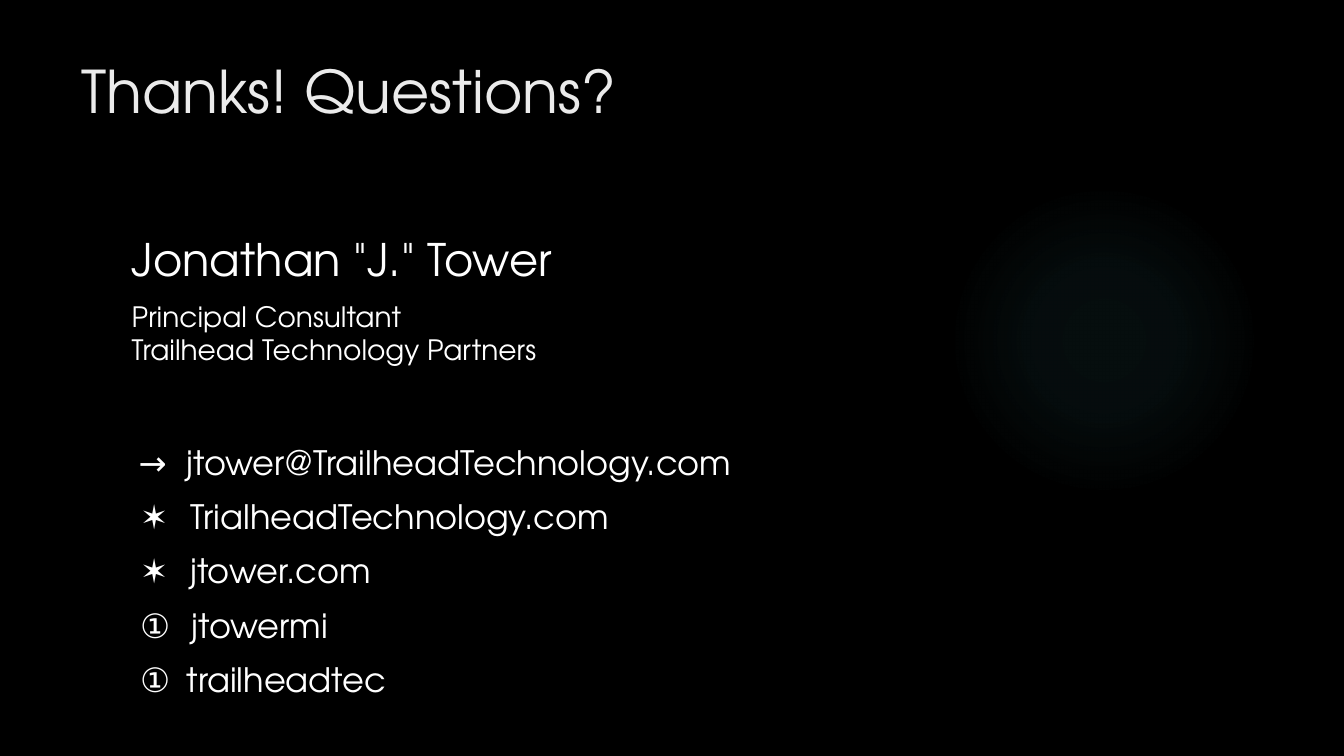
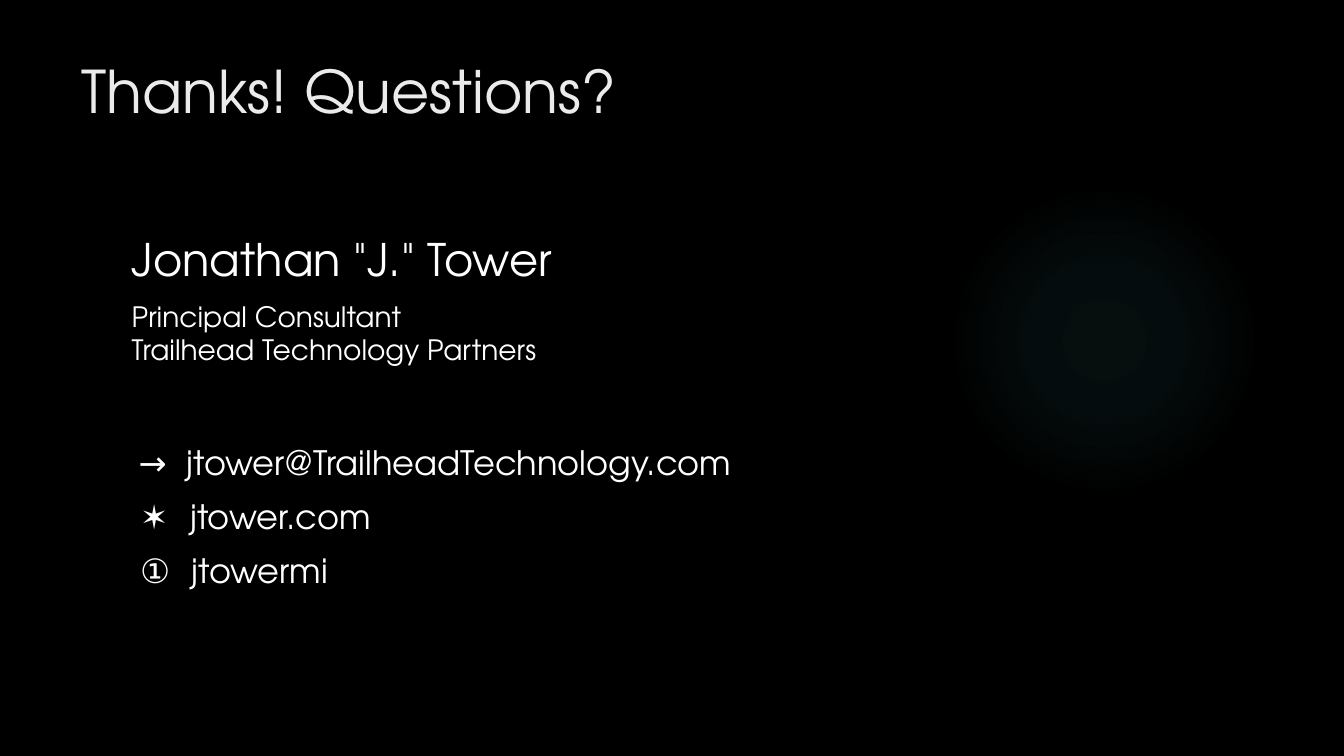
Before and after one commit to jonathantower/dapper, a slide deck: slide 26 of Dapper.pptx (slide 27 before the commit). Drawn at 1344x756 pixels with LibreOffice and Linux fonts; fonts in the diff are those of the drawing; background and template pictures are left out. Boxes give left, top, right and bottom in pixels: in the first picture for what was removed or moved away, otherwise in the second. Text is boxed around its words. In the diff, an @@ line names an element or a change of style, - is before the commit and + after.

```diff
--- a/Dapper.pptx
+++ b/Dapper.pptx
@@ text at [190,504,609,537]: paragraph removed @@
-✶ TrialheadTechnology.com
@@ text at [140,667,386,693]: paragraph removed @@
-① trailheadtec
```
Also in this commit, not shown: 5 other slides changed, 2 slides removed, 1 other file.
